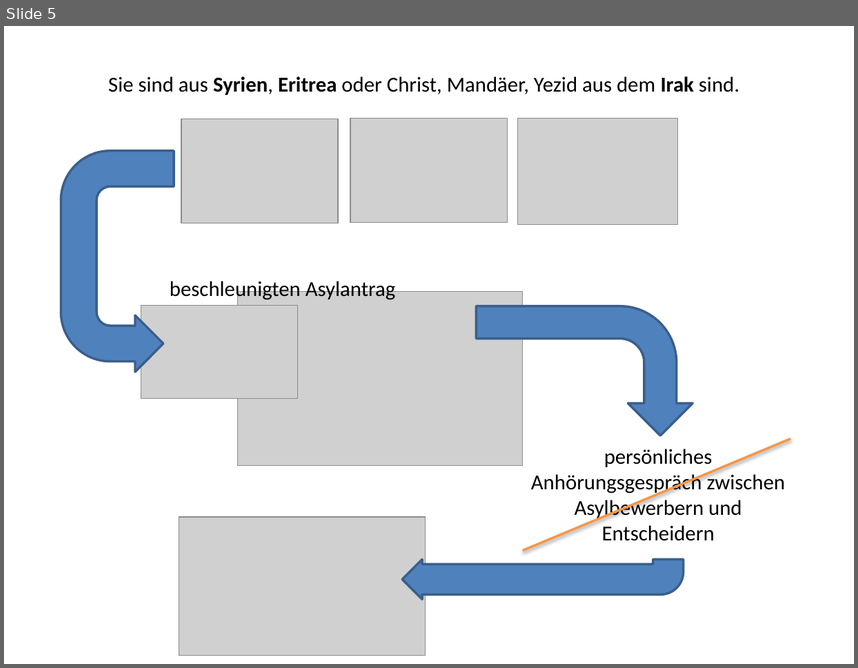
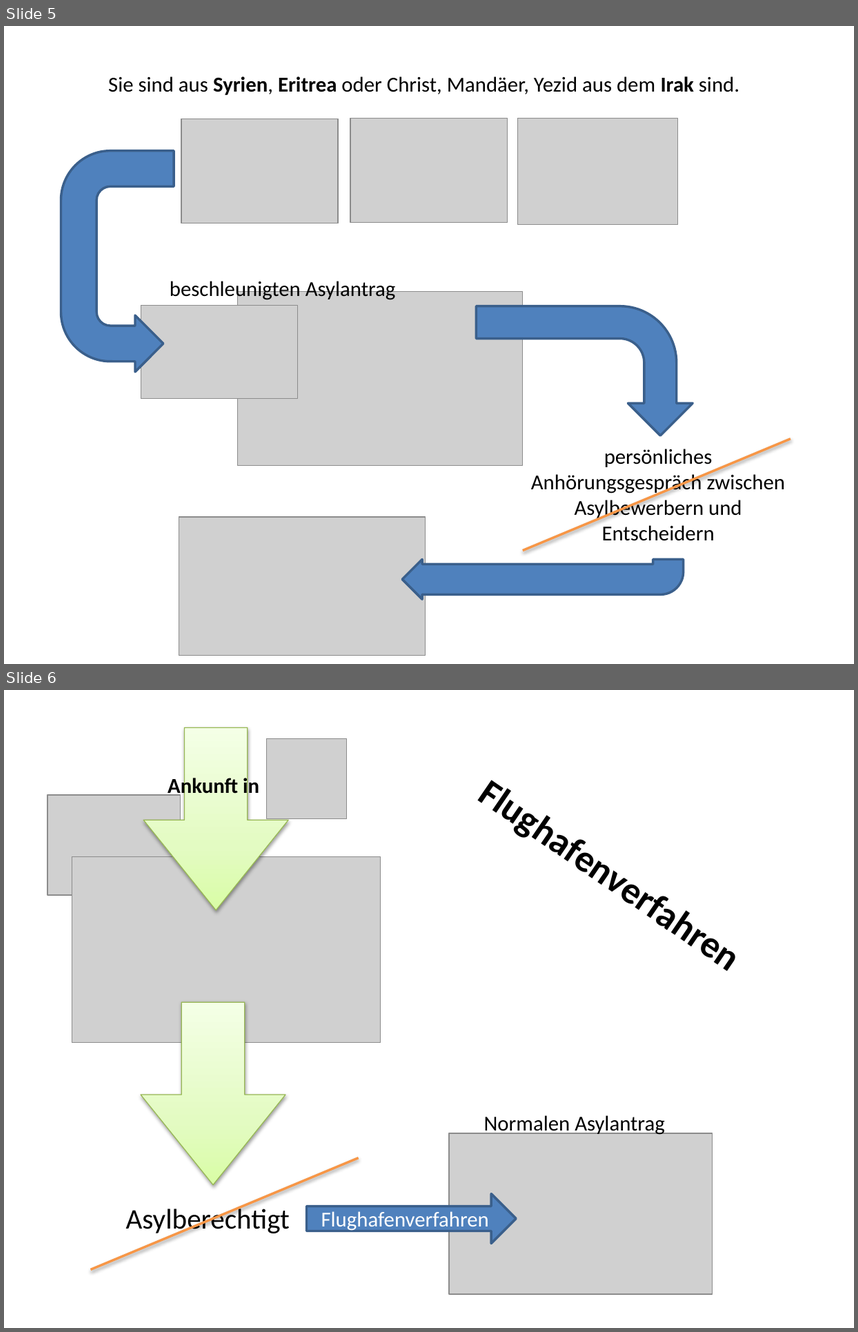
Before and after one commit to RefugeesWelcomeApp/ApplicationDevelopment, a slide deck: Solution_Design/Story Board/Storys/RA-12-Formularkausalität/RA12 Einfache Sprache.pptx. Shown one above the other, each under a label of ours: slide 5 before the commit, slides 5 and 6 after it. The pictures are 858x668 and 858x1332 pixels, drawn with LibreOffice and Linux fonts; fonts in the diff are those of the drawing; grey boxes stand for pictures. Boxes give left, top, right and bottom in pixels: in the first picture for what was removed or moved away, otherwise in the second. Text is boxed around its words. In the diff, an @@ line names an element or a change of style, - is before the commit and + after.

```diff
--- a/Solution_Design/Story Board/Storys/RA-12-Formularkausalität/RA12 Einfache Sprache.pptx
+++ b/Solution_Design/Story Board/Storys/RA-12-Formularkausalität/RA12 Einfache Sprache.pptx
@@ slide 6 added at box(4, 690, 854, 1328), background #FFFFFF @@
@@ down arrow added at box(143, 727, 288, 910), fill gradient #DAFDA7 to #E4FCC2 to #F5FFE7, outline #98B955 0.75 pt @@
@@ picture added at box(267, 738, 346, 818) @@
@@ text added at box(462, 760, 793, 1009), 32 pt, text #000000, bold @@
+Flughafenverfahren
@@ text added at box(168, 775, 259, 798), 18 pt, text #000000, bold @@
+Ankunft in
@@ picture added at box(47, 795, 180, 895) @@
@@ picture added at box(72, 856, 381, 1042) @@
@@ down arrow added at box(141, 1002, 286, 1185), fill gradient #DAFDA7 to #E4FCC2 to #F5FFE7, outline #98B955 0.75 pt @@
@@ text added at box(484, 1115, 664, 1136), 18 pt, text #000000 @@
+Normalen Asylantrag
@@ picture added at box(450, 1133, 713, 1294) @@
@@ line added from (359, 1158) to (91, 1269), #F79646 2 pt @@
@@ text added at box(126, 1205, 290, 1236), 24 pt, text #000000 @@
+Asylberechtigt
@@ right arrow added at box(307, 1193, 516, 1243), fill #4F81BD, outline #3A5F8C 2 pt, 18 pt, text #FFFFFF @@
+Flughafenverfahren
```
Also in this commit, not shown: 1 slide changed, 3 other slides added.
